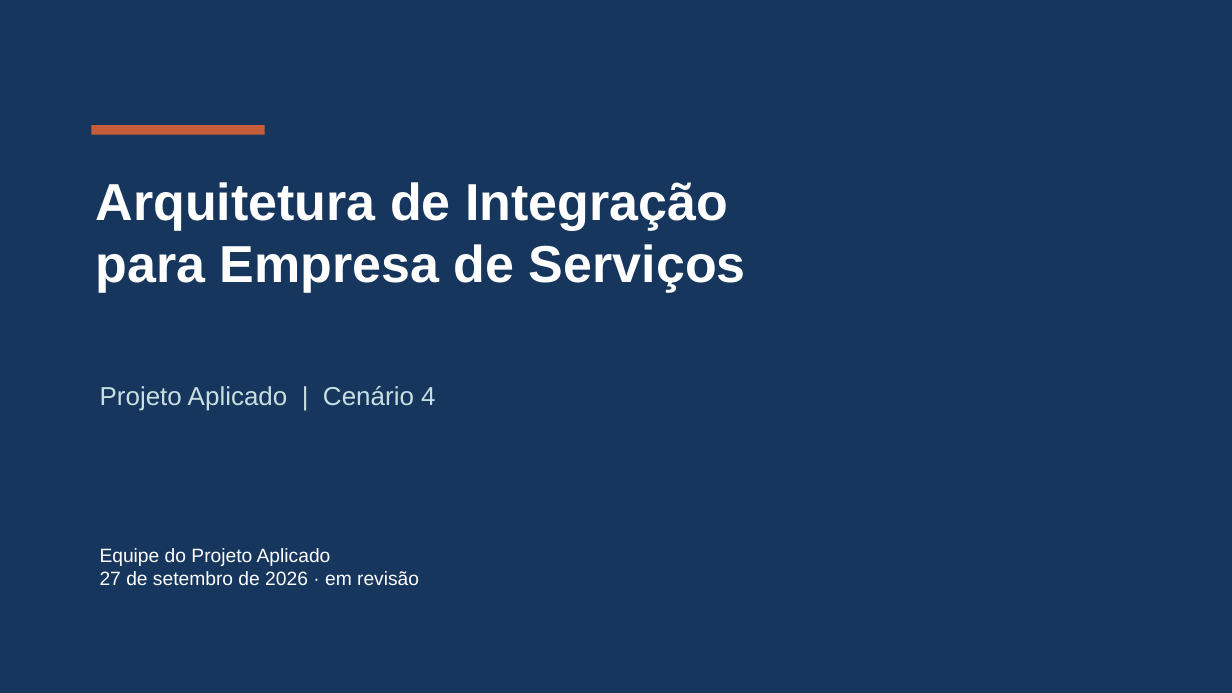
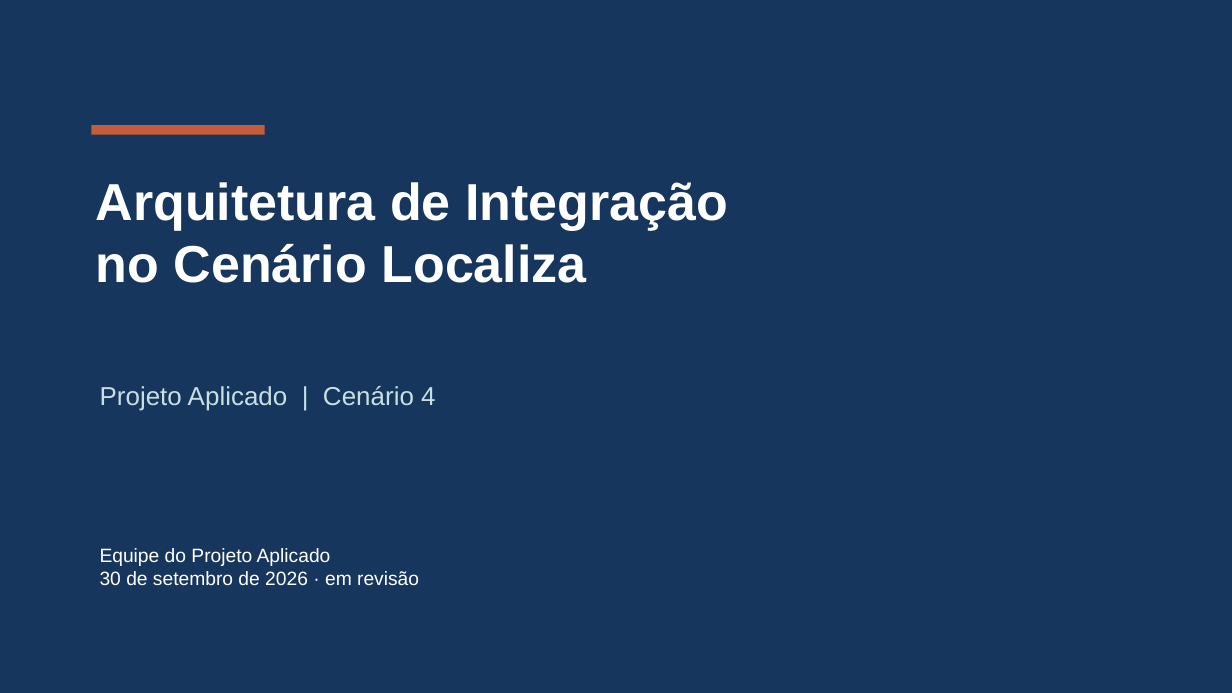
Before and after one commit to Roger-Quinelato/projetoAplicado7, a slide deck: slide 1 of output/Apresentacao_Cenario_4.pptx. Drawn at 1232x693 pixels with LibreOffice and Linux fonts; fonts in the diff are those of the drawing. Boxes give left, top, right and bottom in pixels: in the first picture for what was removed or moved away, otherwise in the second. Text is boxed around its words. In the diff, an @@ line names an element or a change of style, - is before the commit and + after.

```diff
--- a/output/Apresentacao_Cenario_4.pptx
+++ b/output/Apresentacao_Cenario_4.pptx
@@ text at (96,244,587,283): text changed @@
-para Empresa de Serviços
+no Cenário Localiza
@@ text at (100,571,419,585): text changed @@
-27 de setembro de 2026 · em revisão
+30 de setembro de 2026 · em revisão
```
Also in this commit, not shown: 8 other slides changed, 11 other files.
